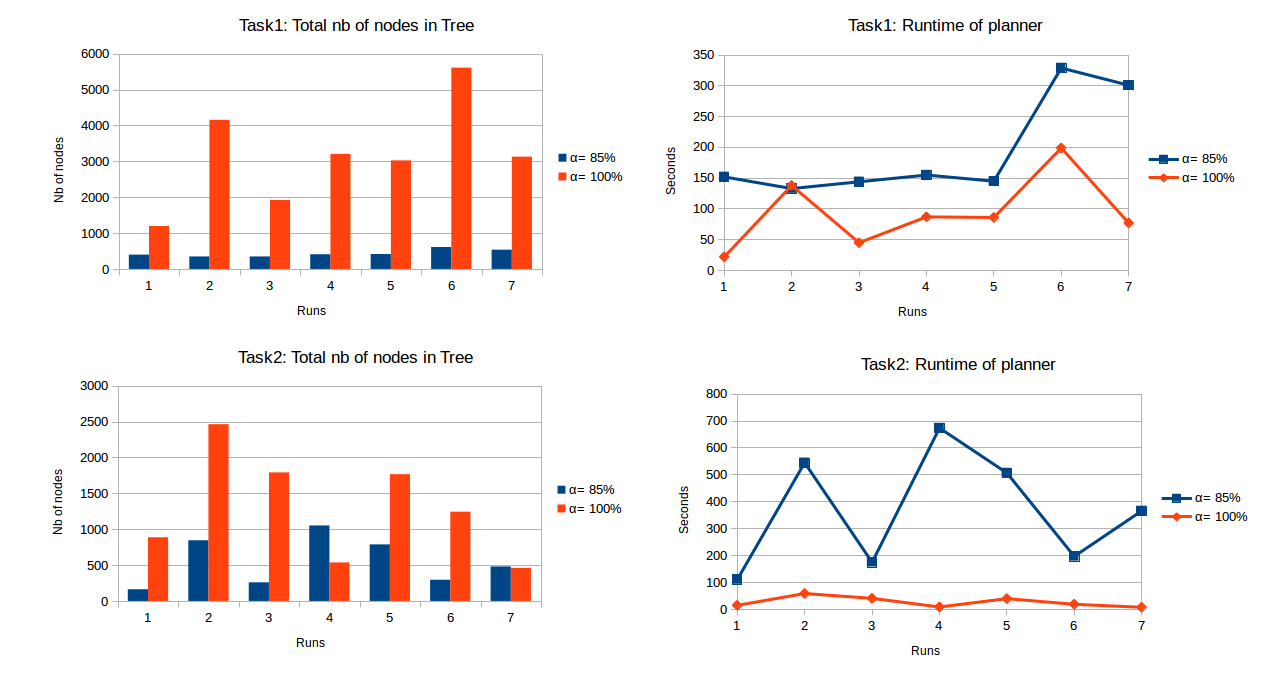
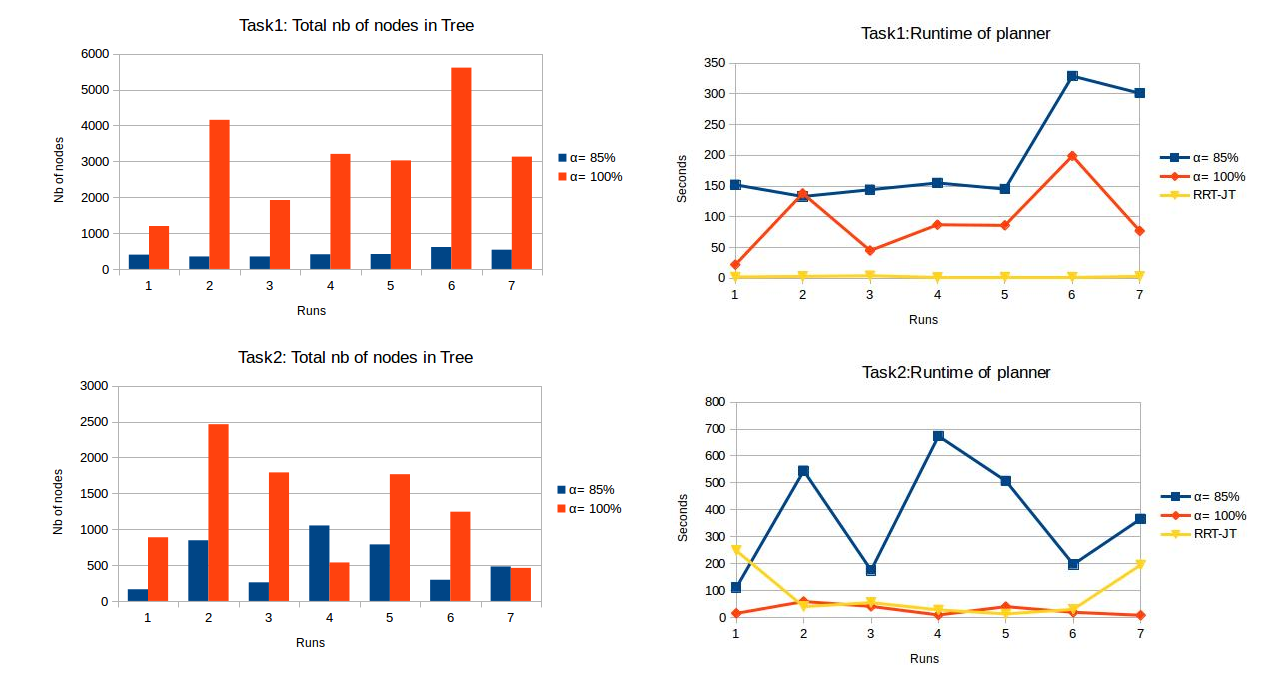
Before/after of a 1274px x 696px layered artwork. What changed in the layer stack:
painted on "Background" over [665, 19, 1248, 666]
